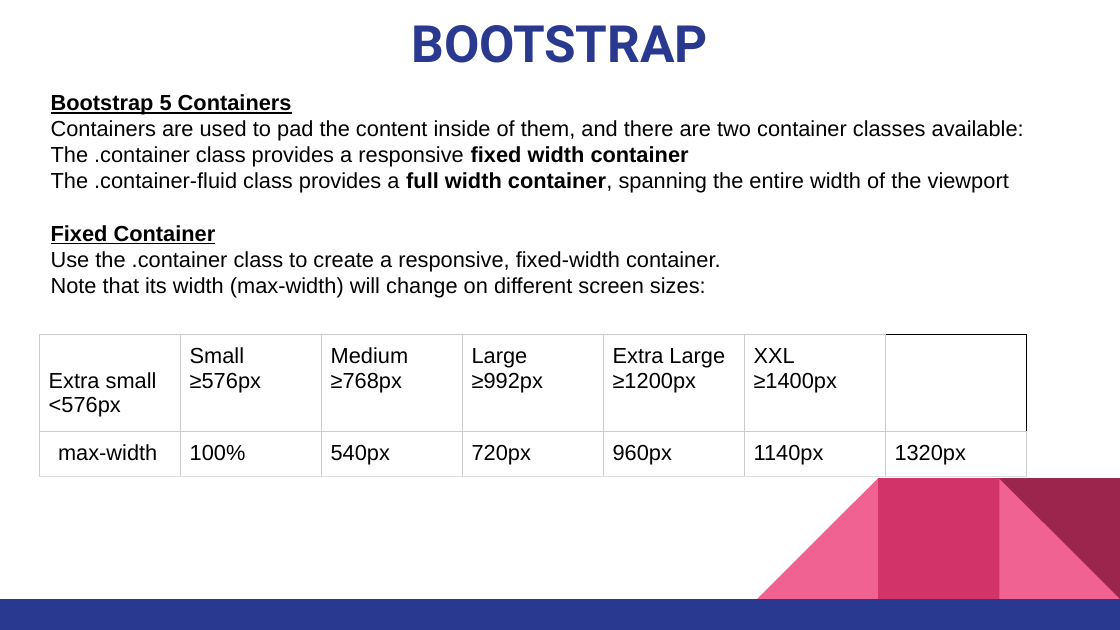
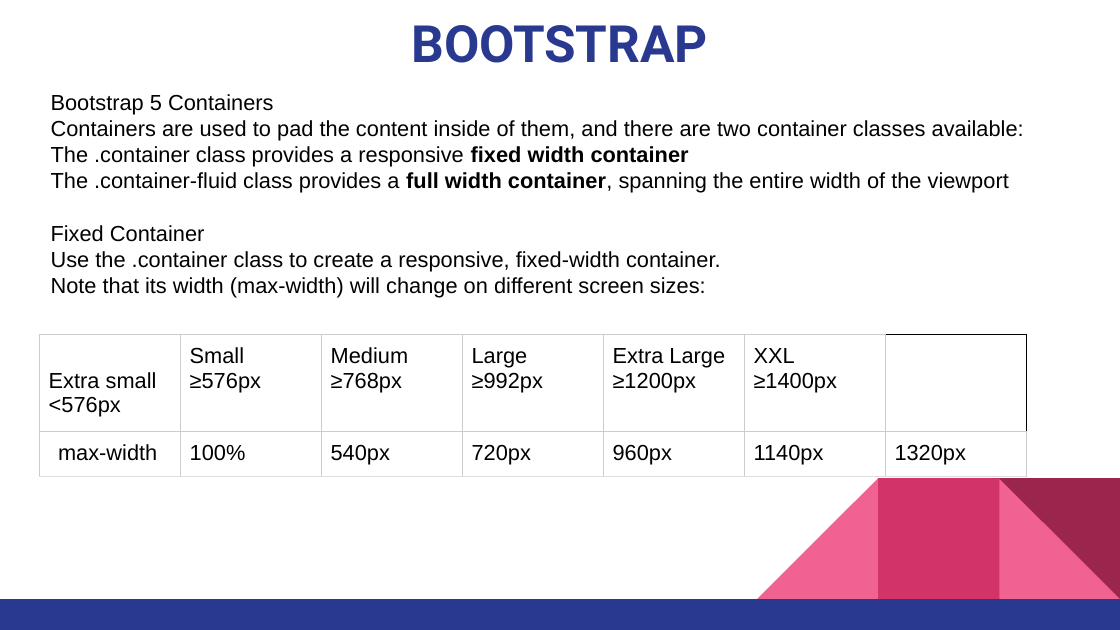
Before and after one commit to pnytrainingrepo/Webdevelopment, a slide deck: slide 5 of Bootstrap.pptx (slide 4 before the commit). Drawn at 1120x630 pixels with LibreOffice and Linux fonts; fonts in the diff are those of the drawing. Boxes give left, top, right and bottom in pixels: in the first picture for what was removed or moved away, otherwise in the second. Text is boxed around its words. In the diff, an @@ line names an element or a change of style, - is before the commit and + after.

```diff
--- a/Bootstrap.pptx
+++ b/Bootstrap.pptx
@@ text at box(51, 94, 273, 242): bold off, underline off in "Bootstrap 5 Containers", "Fixed Container" @@
```
Also in this commit, not shown: 11 slides added, 1 slide removed, 25 other files.
